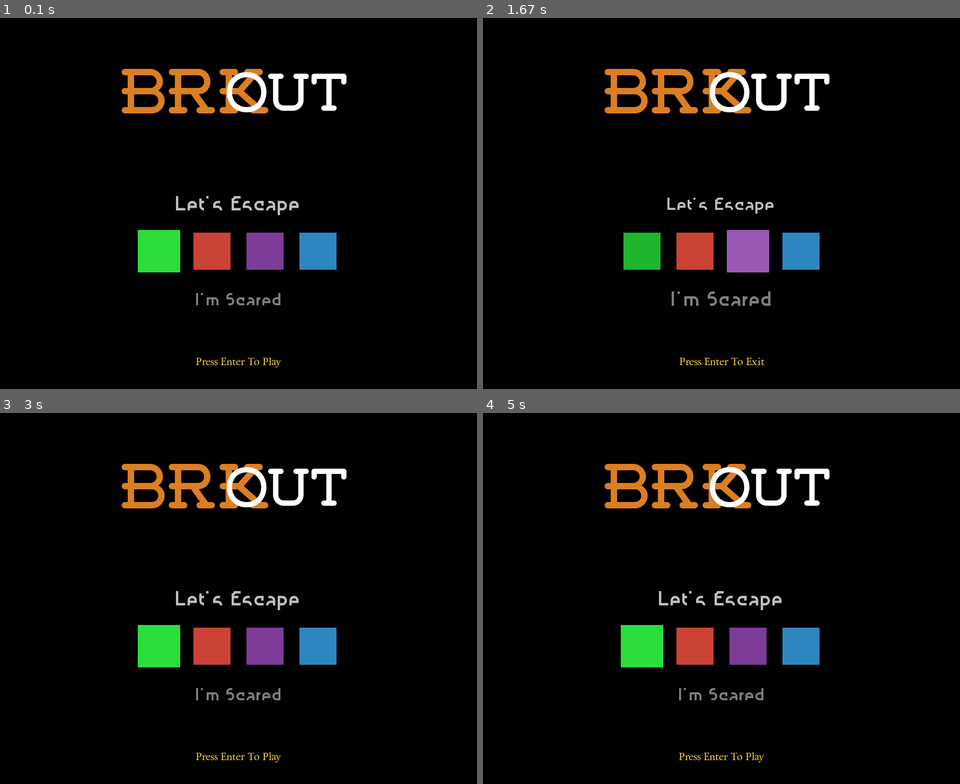
Above: before the commit, frames 1-4 (two rows, left to right).
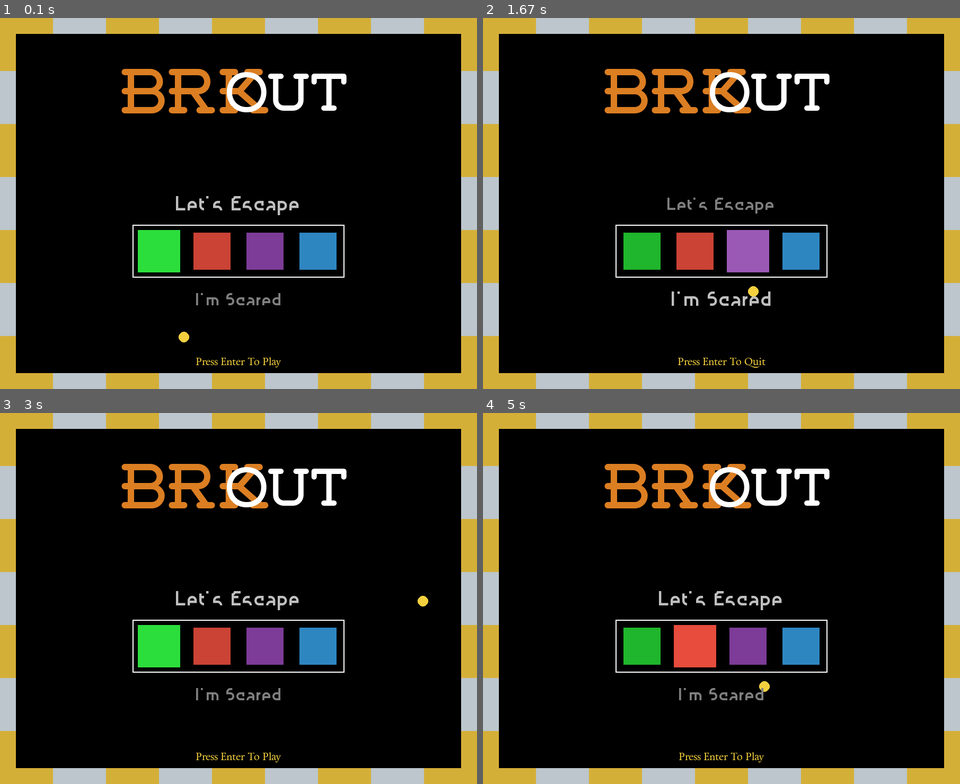
Above: after the commit, the same moments.

Repository: thealphadollar/brkout
Game: pygame game, started from main.py
Same seed, same stepped clock (60 frames per second), same inputs: the game is played once before the commit and once after it.
Inputs:
- Up to frame 1 (0.1 s): no input
- Up to frame 2 (1.67 s): hold Right 0.33-0.8 s; hold Up 0.83-1.13 s; hold Right 1.17-1.63 s
- Up to frame 3 (3 s): hold Left 1.67-2.2 s; hold Down 2.23-2.53 s; hold Left 2.57-2.97 s
- Up to frame 4 (5 s): hold Up 3-3.37 s; hold Right 3.4-4.03 s; hold Down 4.07-4.43 s; hold Left 4.47-4.93 s; hold Right from 4.97 s (still down)

The runs differ from the first frame. In frame 1, 15% of the frame differs, in the area x 0-100%, y 0-100%; in frame 2, 16%; in frame 3, 15%; in frame 4, 17%.

Commit message:
Finish startscreen

Diff:
--- a/constants.py
+++ b/constants.py
@@ -10,6 +10,13 @@
 FPS = 60
 scr_width = 900
 scr_height = 700
+wall_brick_width = 100
+wall_brick_height = 30
+
+# ball constants
+ball_radius = 10
+menu_ball_speed = 15
+ball_mass = 10
 
 # text formats
 game_title_text_large = pygame.font.Font(os.path.join(assets_directory, 'Weston Free.otf'), 120)
@@ -26,7 +33,9 @@
 black = (0, 0, 0)
 white = (255, 255, 255)
 grey = (128, 128, 128)
+wall_silver = (188, 198, 204)
 silver = (192, 192, 192)
+wall_orange = (212, 175, 55)
 orange = (220, 126, 34)
 yellow = (244, 208, 63)
 green = (31, 181, 44)
--- a/global_funcs.py
+++ b/global_funcs.py
@@ -1,5 +1,4 @@
 # this file contains functions for global use
-import pygame
 
 # function to render font
 
--- /dev/null
+++ b/global_objects.py
@@ -0,0 +1,57 @@
+from constants import *
+import random
+import math
+
+
+class Ball:
+    def __init__(self, x, y):
+        self.x = x
+        self.y = y
+        self.radius = ball_radius
+        self.mass = ball_mass
+        self.speed = menu_ball_speed
+        self.angle = random.uniform(-math.pi/2, math.pi/2)
+
+    def move(self, delta_time):
+        self.x += math.sin(self.angle) * self.speed * delta_time
+        self.y += math.cos(self.angle) * self.speed * delta_time
+
+    # function to check collision with menu wall
+    def check_collide_wall(self):
+        if self.x < wall_brick_height + self.radius:
+            self.x = wall_brick_height + self.radius
+            self.angle = -self.angle
+
+        if self.x > scr_width - wall_brick_height - self.radius:
+            self.x = scr_width - wall_brick_height - self.radius
+            self.angle = -self.angle
+
+        if self.y < wall_brick_height + self.radius:
+            self.y = wall_brick_height + self.radius
+            self.angle = math.pi - self.angle
+
+        if self.y > scr_height - wall_brick_height - self.radius:
+            self.y = scr_height - wall_brick_height - self.radius
+            self.angle = math.pi - self.angle
+
+    # function to check collision with color palette
+    def check_collide_palette(self):
+        #pygame.draw.rect(screen, white, (scr_width/2 - 200, scr_height/2 + 40, 400, 100), 2)
+        if (self.y < scr_height/2 + 140 + self.radius) and (self.y > scr_height/2 + 40 - self.radius):
+            if (self.x < scr_width/2 + 200 + self.radius) and (self.x > scr_width/2 + 200 + self.radius - 20):
+                self.x = scr_width/2 + 200 + self.radius
+                self.angle = -self.angle
+            elif (self.x > scr_width/2 - 200 - self.radius) and (self.x < scr_width/2 - 200 - self.radius + 20):
+                self.x = scr_width/2 - 200 - self.radius
+                self.angle = -self.angle
+
+        if (self.x < scr_width/2 + 200 + self.radius) and (self.x > scr_width/2 - 200 - self.radius):
+            if (self.y < scr_height/2 + 140 + self.radius) and (self.y > scr_height/2 + 140 + self.radius - 20):
+                self.y = scr_height/2 + 140 + self.radius
+                self.angle = math.pi - self.angle
+            elif (self.y > scr_height/2 + 40 - self.radius) and (self.y < scr_height/2 + 40 - self.radius + 20):
+                self.y = scr_height/2 + 40 - self.radius
+                self.angle = math.pi - self.angle
+
+    def draw(self, screen):
+        pygame.draw.circle(screen, yellow, (int(self.x), int(self.y)), self.radius)
--- a/main.py
+++ b/main.py
@@ -1,7 +1,7 @@
-import pygame
-import sys
-from start_screen import *
+from start_screen import menu_screen
 from global_funcs import *
+from constants import *
+import os
 import time
 
 # function to initialise pygame
@@ -35,4 +35,4 @@
         if choice == 0:
             gameloop(color_choice)
         elif choice == 1:
-            sys.exit()
+            os._exit(0)
--- a/start_screen.py
+++ b/start_screen.py
@@ -1,9 +1,65 @@
-import pygame
-import os
-import sys
-import time
 from global_funcs import *
 from constants import *
+from global_objects import Ball
+
+
+# initiating the ball
+menu_ball = Ball(scr_width/2, scr_height-wall_brick_height-ball_radius)
+
+
+# function to draw walls around screen
+
+
+def draw_walls(screen):
+
+    # drawing rectangles
+    initial_position_x = 0
+    initial_position_y = 0
+
+    # ceiling
+    while initial_position_x <= (scr_width - wall_brick_width):
+        pygame.draw.rect(screen, wall_orange, (initial_position_x, initial_position_y, wall_brick_width, wall_brick_height))
+        initial_position_x += wall_brick_width
+        if not initial_position_x < scr_width:
+            break
+        pygame.draw.rect(screen, wall_silver, (initial_position_x, initial_position_y, wall_brick_width, wall_brick_height))
+        initial_position_x += wall_brick_width
+
+    initial_position_x -= wall_brick_height
+
+    # right wall
+    while initial_position_y <= (scr_height - wall_brick_width):
+        pygame.draw.rect(screen, wall_orange, (initial_position_x, initial_position_y, wall_brick_height, wall_brick_width))
+        initial_position_y += wall_brick_width
+        if not initial_position_y < scr_height:
+            break
+        pygame.draw.rect(screen, wall_silver, (initial_position_x, initial_position_y, wall_brick_height, wall_brick_width))
+        initial_position_y += wall_brick_width
+
+    initial_position_y -= wall_brick_height
+    initial_position_x += wall_brick_height
+
+    # floor
+    while initial_position_x >= wall_brick_width:
+        initial_position_x -= wall_brick_width
+        pygame.draw.rect(screen, wall_orange, (initial_position_x, initial_position_y, wall_brick_width, wall_brick_height))
+        if not initial_position_x > 0:
+            break
+        initial_position_x -= wall_brick_width
+        pygame.draw.rect(screen, wall_silver, (initial_position_x, initial_position_y, wall_brick_width, wall_brick_height))
+
+    initial_position_y += wall_brick_height
+
+    # left wall
+    while initial_position_y >= wall_brick_width:
+        initial_position_y -= wall_brick_width
+        pygame.draw.rect(screen, wall_orange, (initial_position_x, initial_position_y, wall_brick_height, wall_brick_width))
+        if not initial_position_y > 0:
+            break
+        initial_position_y -= wall_brick_width
+        pygame.draw.rect(screen, wall_silver, (initial_position_x, initial_position_y, wall_brick_height, wall_brick_width))
+
+    return
 
 # main function to display and handle menu screen
 
@@ -15,6 +71,9 @@
     option_flag = 0
 
     while True:
+
+        # time passed
+        delta_time = clock.get_time() / 10
 
         # checking for events
         for event in pygame.event.get():
@@ -31,11 +90,19 @@
                     return option_flag, color_choice  # return index of color in striker_colors
 
                 if event.key == pygame.K_ESCAPE:
-                    sys.exit()
+                    print("I'm here")
+                    os._exit(0)
             if event.type == pygame.QUIT:
-                sys.exit()
+                os._exit(0)
 
         screen.fill(black)  # black background, to be changed later
+        draw_walls(screen)
+
+        # display moving ball
+        menu_ball.move(delta_time)
+        menu_ball.check_collide_wall()
+        menu_ball.check_collide_palette()
+        menu_ball.draw(screen)
 
         # display title
         disp_text(screen, "Brk", (scr_width/2 - 85, scr_height/2 - 200), game_title_text_large, orange)
@@ -46,7 +113,10 @@
         if option_flag == 0:
             disp_text(screen, "Let's Escape", (scr_width/2, scr_height/2), menu_item_text_selected, silver)
         else:
-            disp_text(screen, "Let's Escape", (scr_width/2, scr_height/2), menu_item_text, silver)
+            disp_text(screen, "Let's Escape", (scr_width/2, scr_height/2), menu_item_text, grey)
+
+        # display white boundary around color palette
+        pygame.draw.rect(screen, white, (scr_width/2 - 200, scr_height/2 + 40, 400, 100), 2)
 
         # display color palette
         if color_choice == 0:
@@ -71,7 +141,7 @@
 
         # display "I'm Scared"
         if option_flag == 1:
-            disp_text(screen, "I'm Scared", (scr_width/2, scr_height/2 + 180), menu_item_text_selected, grey)
+            disp_text(screen, "I'm Scared", (scr_width/2, scr_height/2 + 180), menu_item_text_selected, silver)
         else:
             disp_text(screen, "I'm Scared", (scr_width/2, scr_height/2 + 180), menu_item_text, grey)
 
@@ -79,6 +149,7 @@
         if option_flag == 0:
             disp_text(screen, "Press Enter To Play", (scr_width/2, scr_height/2 + 300), message_text, yellow)
         elif option_flag == 1:
-            disp_text(screen, "Press Enter To Exit", (scr_width / 2, scr_height / 2 + 300), message_text, yellow)
+            disp_text(screen, "Press Enter To Quit", (scr_width / 2, scr_height / 2 + 300), message_text, yellow)
+
         pygame.display.update()
-        clock.tick(10)
+        clock.tick(60)
Not shown, changed: .gitignore
